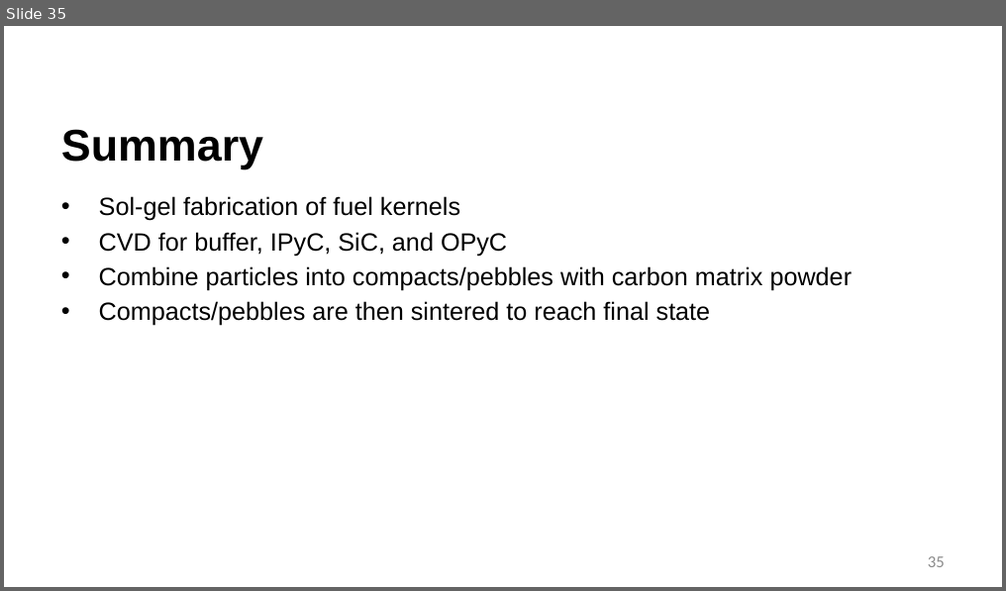
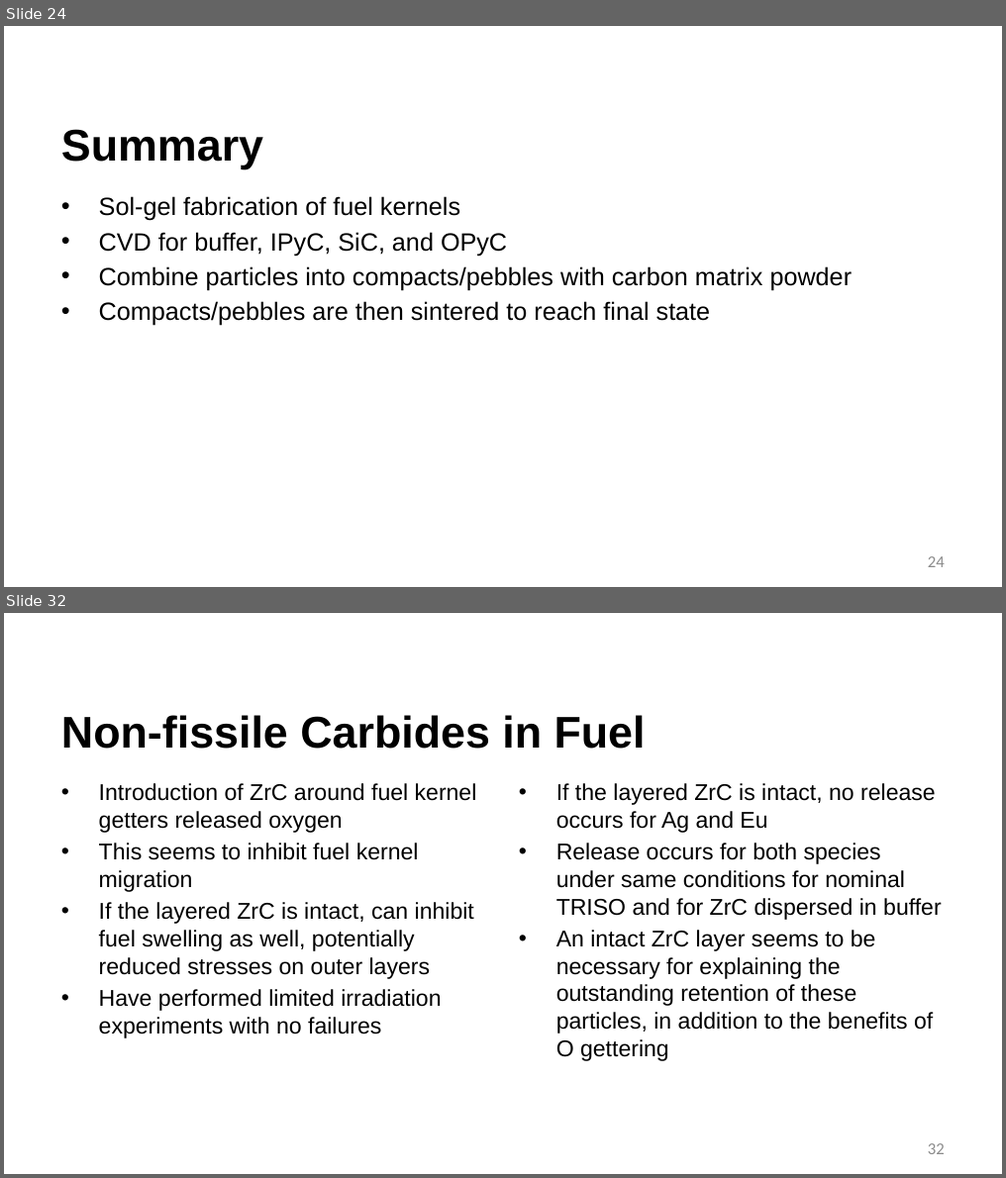
Before and after one commit to benbeeler/TEACHING, a slide deck: Advanced Reactor Materials/Fall2026/Lec6_TRISO.pptx. Shown one above the other, each under a label of ours: slide 35 before the commit, slides 24 and 32 after it; the slides between them are not shown. The pictures are 1006x591 and 1006x1178 pixels, drawn with LibreOffice and Linux fonts; fonts in the diff are those of the drawing; background and template pictures are left out. Boxes give left, top, right and bottom in pixels: in the first picture for what was removed or moved away, otherwise in the second. Text is boxed around its words. In the diff, an @@ line names an element or a change of style, - is before the commit and + after.

```diff
--- a/Advanced Reactor Materials/Fall2026/Lec6_TRISO.pptx
+++ b/Advanced Reactor Materials/Fall2026/Lec6_TRISO.pptx
@@ slide 32 added at (x1=4, y1=613, x2=1002, y2=1174), background #FFFFFF @@
@@ title added at (x1=61, y1=715, x2=646, y2=749), 42.7 pt, text #000000, bold @@
+Non-fissile Carbides in Fuel
@@ text added at (x1=99, y1=783, x2=477, y2=1039), 22 pt, text #000000 @@
+• Introduction of ZrC around fuel kernel getters released oxygen
+• This seems to inhibit fuel kernel migration
+• If the layered ZrC is intact, can inhibit fuel swelling as well, potentially reduced stresses on outer layers
+• Have performed limited irradiation experiments with no failures
@@ text added at (x1=556, y1=783, x2=942, y2=1061), 22 pt, text #000000 @@
+• If the layered ZrC is intact, no release occurs for Ag and Eu
+• Release occurs for both species under same conditions for nominal TRISO and for ZrC dispersed in buffer
+• An intact ZrC layer seems to be necessary for explaining the outstanding retention of these particles, in addition to the benefits of O gettering
@@ page number added at (x1=928, y1=1144, x2=944, y2=1155), 16 pt, text #8C8C8C @@
+32
@@ what was slide 35 is now slide 24 @@
@@ page number at (x1=928, y1=557, x2=944, y2=568): text changed @@
-35
+24
```
Also in this commit, not shown: 2 slides changed, 12 other slides added, 11 slides removed, 4 other files.
